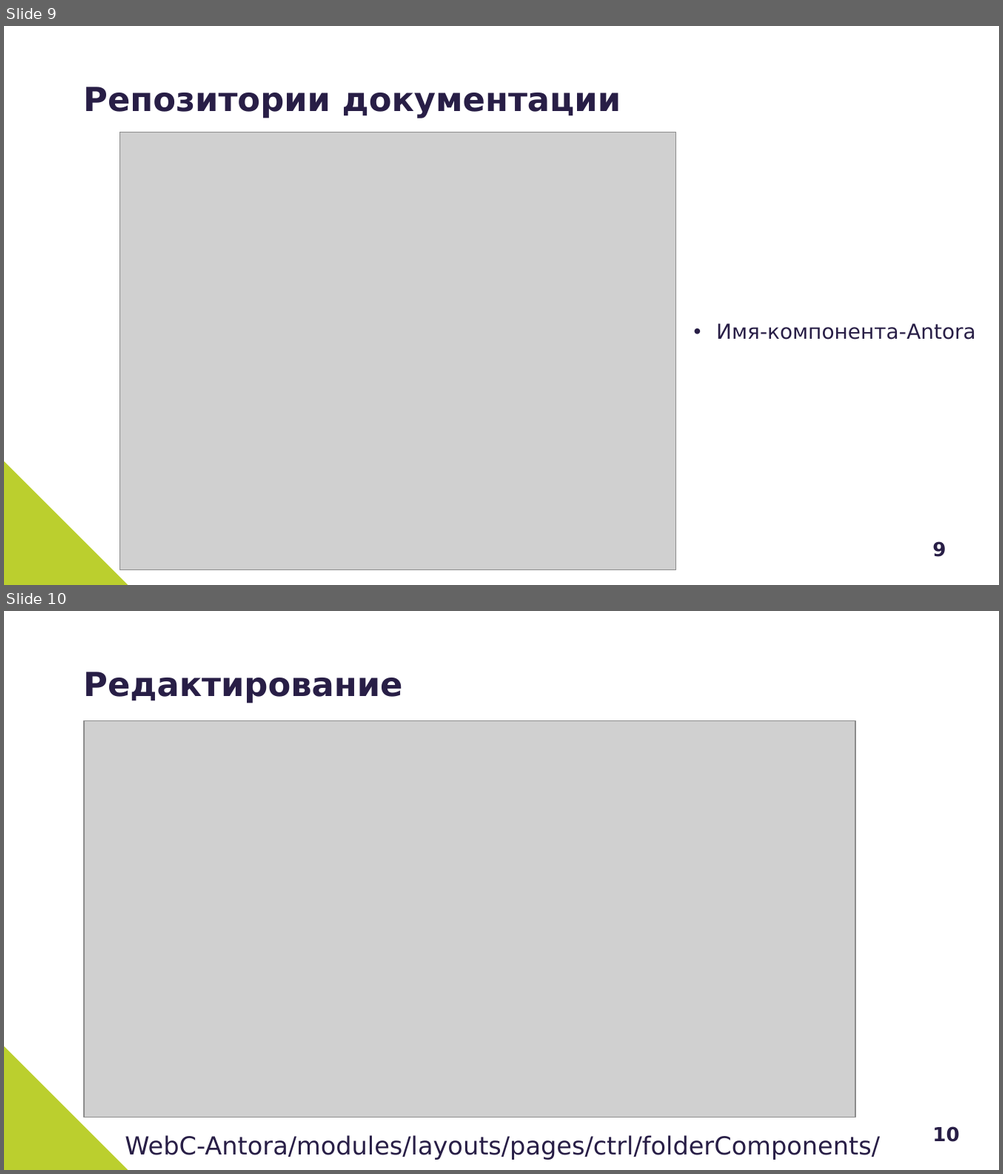
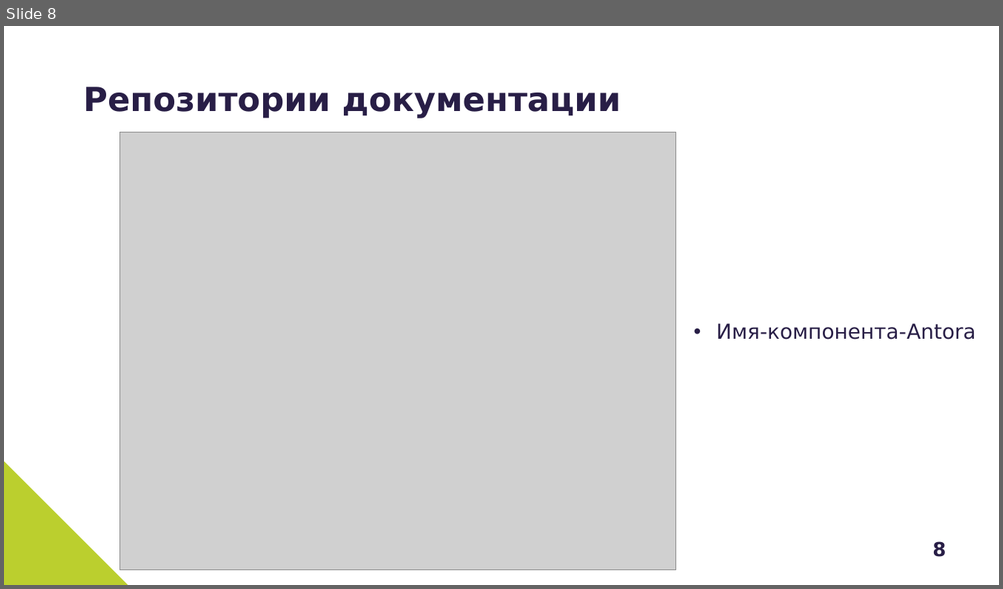
Before and after one commit to Grolribasi/articles, a slide deck: Презентация.pptx. Shown one above the other, each under a label of ours: slides 9 and 10 before the commit, slide 8 after it. The pictures are 1003x1174 and 1003x589 pixels, drawn with LibreOffice and Linux fonts; fonts in the diff are those of the drawing; grey boxes stand for pictures. Boxes give left, top, right and bottom in pixels: in the first picture for what was removed or moved away, otherwise in the second. Text is boxed around its words. In the diff, an @@ line names an element or a change of style, - is before the commit and + after.

```diff
--- a/Презентация.pptx
+++ b/Презентация.pptx
@@ slide 10 removed at box(4, 611, 999, 1170), background #FFFFFF; not listed: 2 template elements that a slide beside it also shows @@
@@ title removed at box(83, 672, 402, 703) @@
-Редактирование
@@ picture removed at box(84, 721, 854, 1118) @@
@@ text removed at box(125, 1136, 879, 1160) @@
-WebC-Antora/modules/layouts/pages/ctrl/folderComponents/
@@ what was slide 9 is now slide 8 @@
@@ page number at box(932, 542, 945, 557): text changed @@
-9
+8
```
Also in this commit, not shown: 2 slides changed, 2 slides added, 2 other slides removed, 1 other file.
